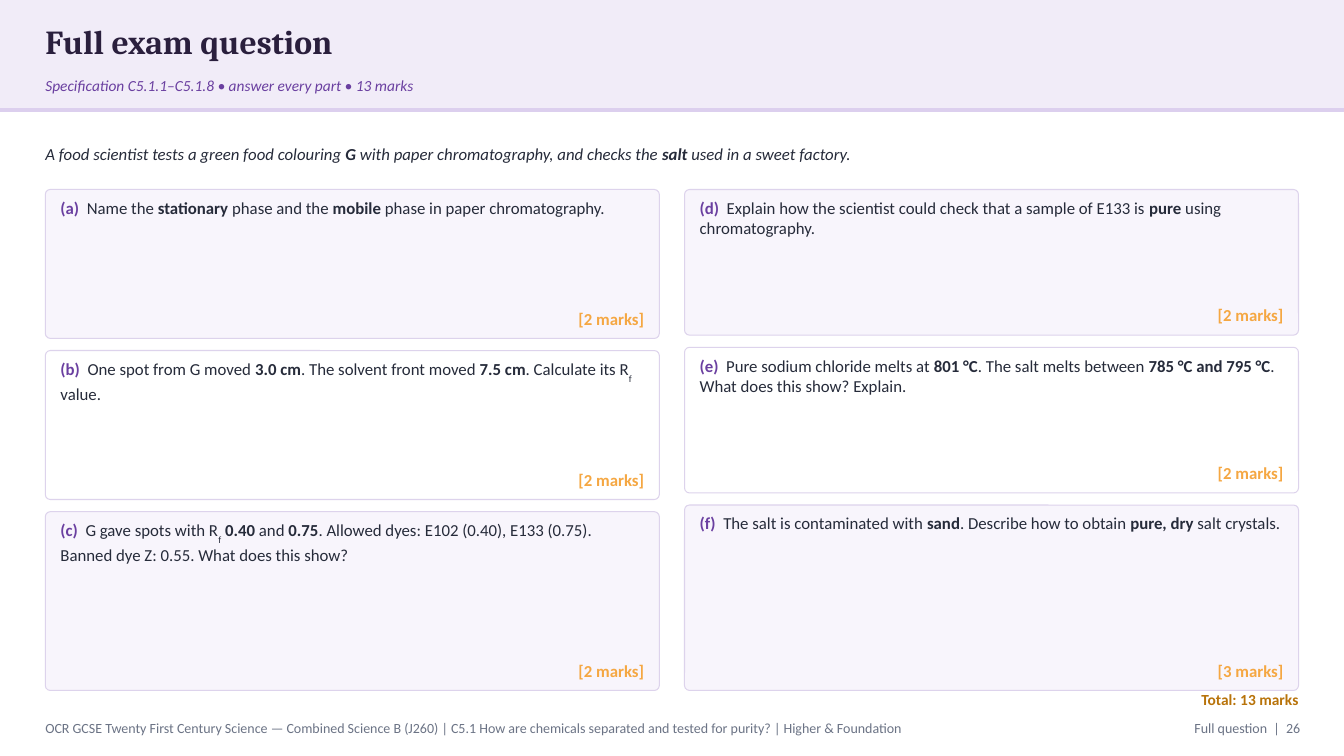
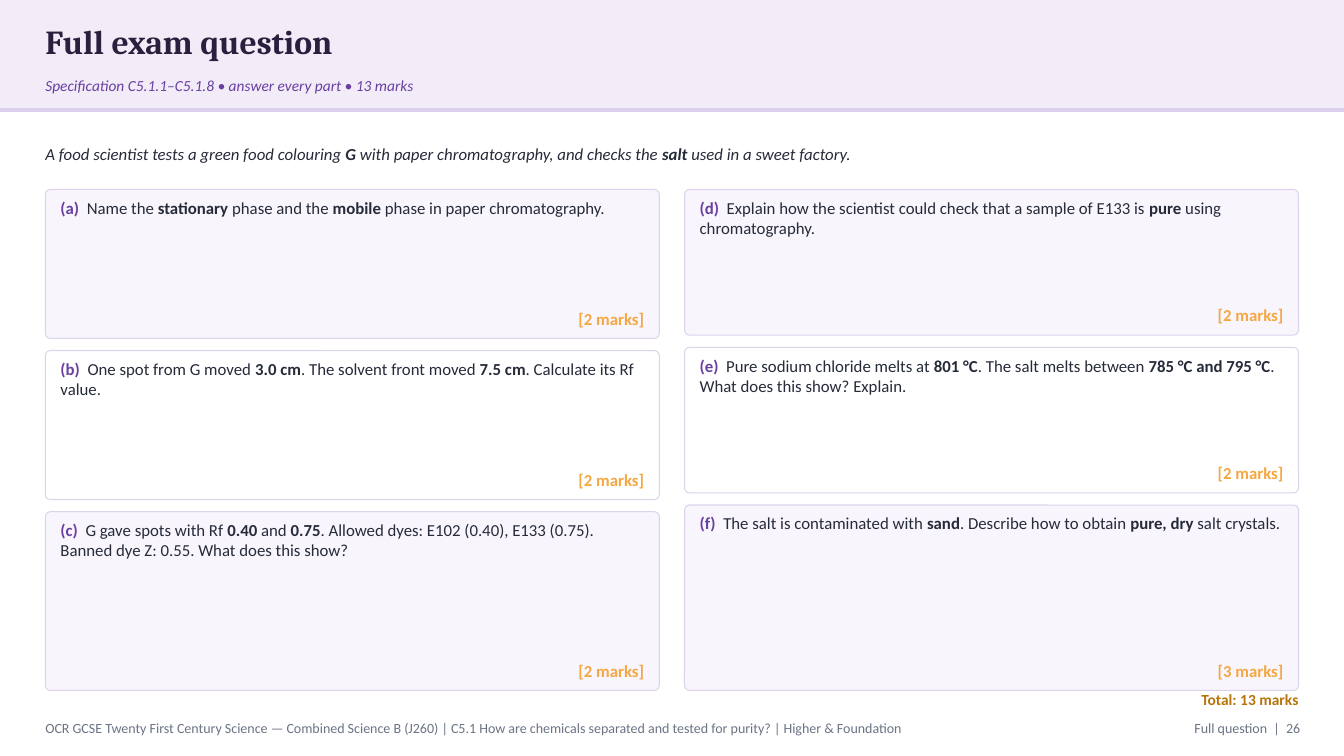
Before and after one commit to pstephenphilip-ship-it/Piri-MBBS, a slide deck: slide 26 of gcse-slides/ocr-chemistry/OCR21C_C5.1_SeparationPurity_Combined.pptx. Drawn at 1344x756 pixels with LibreOffice and Linux fonts; fonts in the diff are those of the drawing. Boxes give left, top, right and bottom in pixels: in the first picture for what was removed or moved away, otherwise in the second. Text is boxed around its words. In the diff, an @@ line names an element or a change of style, - is before the commit and + after.

```diff
--- a/gcse-slides/ocr-chemistry/OCR21C_C5.1_SeparationPurity_Combined.pptx
+++ b/gcse-slides/ocr-chemistry/OCR21C_C5.1_SeparationPurity_Combined.pptx
@@ text "(b) One spot from G ..." at <box>60,362,634,395</box>: now on the baseline in "Rf" @@
@@ text "(c) G gave spots with ..." at <box>60,523,594,559</box>: now on the baseline in "Rf" @@
```
Also in this commit, not shown: 14 other slides changed, 2 other files.
